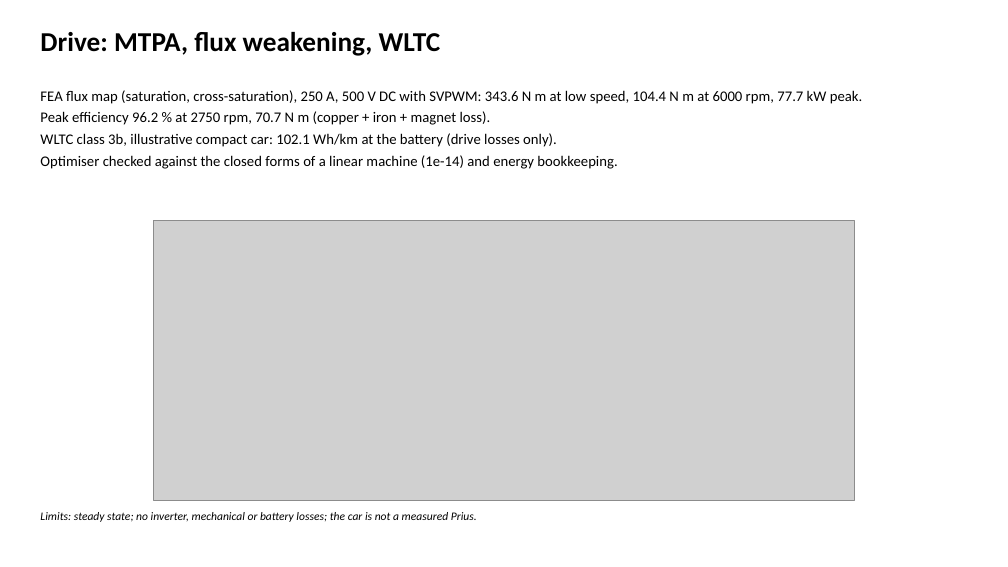
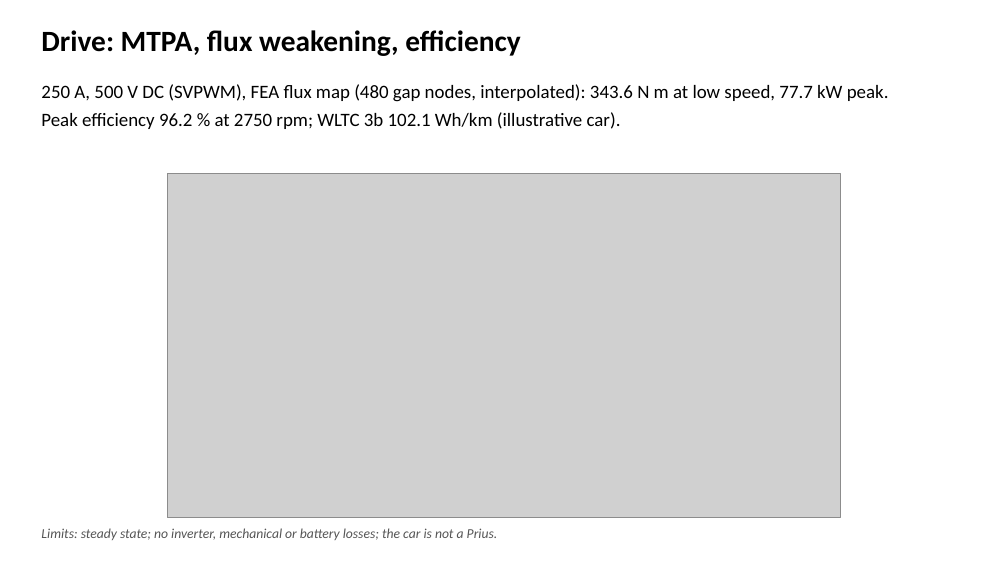
Before and after one commit to F123Dash/PINNeAPPle, a slide deck: slide 5 of examples/electrodynamics/results/18_emachine_slides.pptx (slide 4 before the commit). Drawn at 1008x567 pixels with LibreOffice and Linux fonts; fonts in the diff are those of the drawing; grey boxes stand for pictures. Boxes give left, top, right and bottom in pixels: in the first picture for what was removed or moved away, otherwise in the second. Text is boxed around its words. In the diff, an @@ line names an element or a change of style, - is before the commit and + after.

Commit message:
Machines: slides with reference values, an executive summary and slide-sized charts drawn from the results

```diff
--- a/examples/electrodynamics/results/18_emachine_slides.pptx
+++ b/examples/electrodynamics/results/18_emachine_slides.pptx
@@ text at (41,30,520,56): text changed; size 26 to 28 pt @@
-Drive: MTPA, flux weakening, WLTC
+Drive: MTPA, flux weakening, efficiency
@@ text at (41,84,889,129): text changed; size 14 to 18 pt @@
-FEA flux map (saturation, cross-saturation), 250 A, 500 V DC with SVPWM: 343.6 N m at low speed, 104.4 N m at 6000 rpm, 77.7 kW peak.
-Peak efficiency 96.2 % at 2750 rpm, 70.7 N m (copper + iron + magnet loss).
-WLTC class 3b, illustrative compact car: 102.1 Wh/km at the battery (drive losses only).
-Optimiser checked against the closed forms of a linear machine (1e-14) and energy bookkeeping.
+250 A, 500 V DC (SVPWM), FEA flux map (480 gap nodes, interpolated): 343.6 N m at low speed, 77.7 kW peak.
+Peak efficiency 96.2 % at 2750 rpm; WLTC 3b 102.1 Wh/km (illustrative car).
@@ picture: place and size @@
-picture at (154,221,854,501)
+picture at (168,174,841,518)
@@ text at (41,528,498,540): text changed; size 11 to 13 pt; text colour #000000 to #555555 @@
-Limits: steady state; no inverter, mechanical or battery losses; the car is not a measured Prius.
+Limits: steady state; no inverter, mechanical or battery losses; the car is not a Prius.
```
Also in this commit, not shown: 8 other slides changed, 3 slides added, 2 slides removed, 3 other files.
